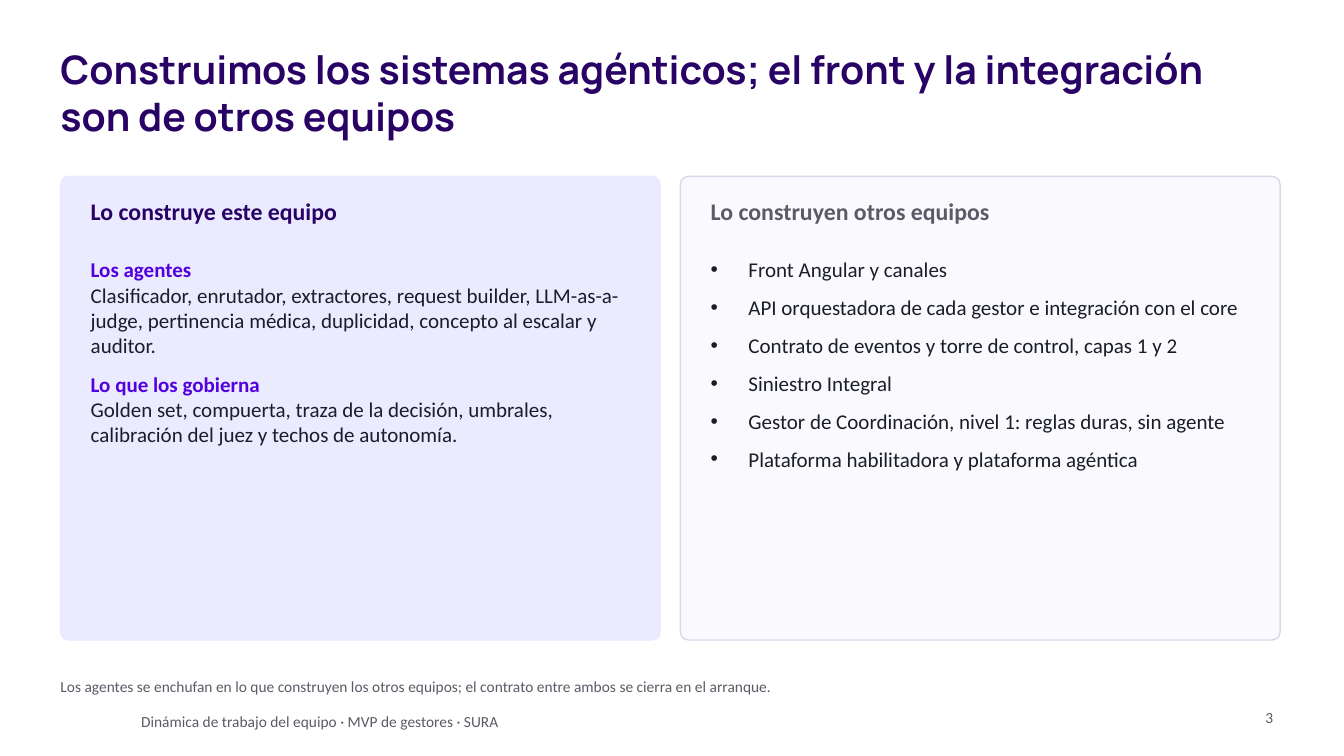
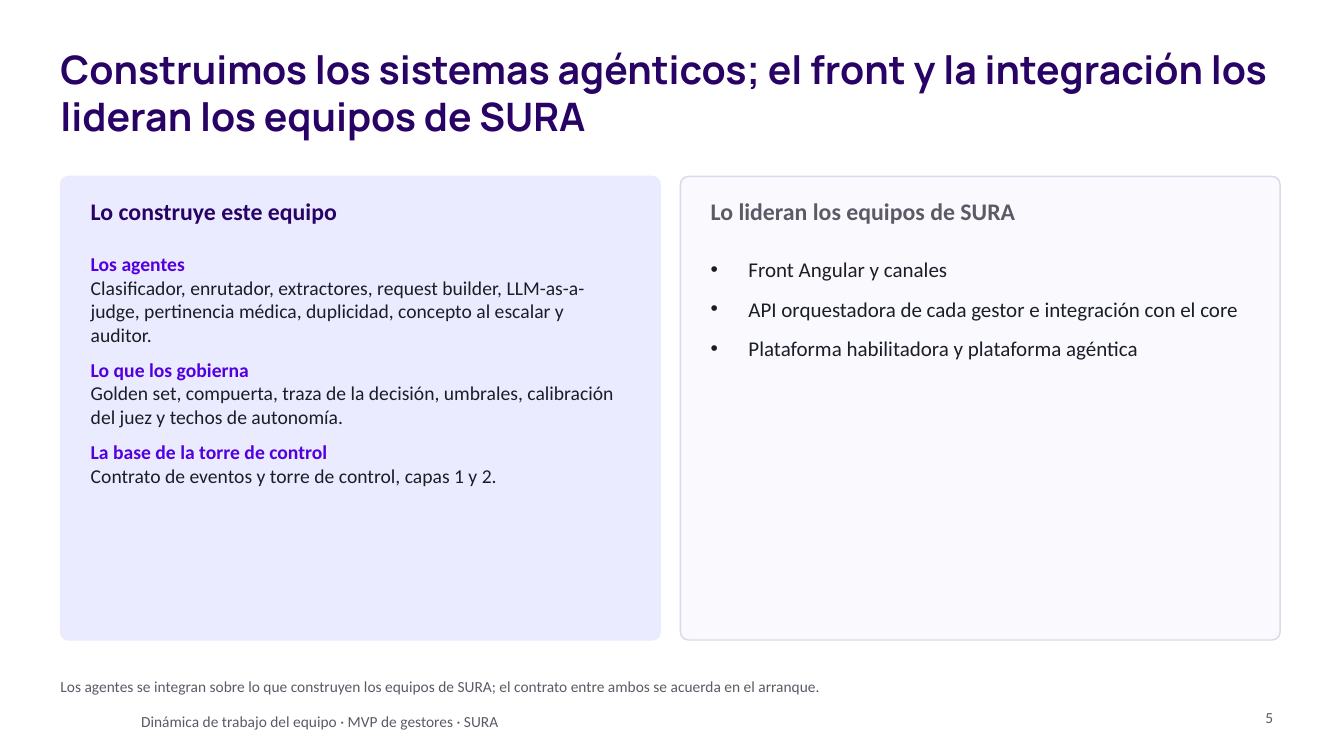
Before and after one commit to didierfrancogomez/propuestas, a slide deck: slide 5 of SURA/gestores-sura/metodologia-trabajo/Tech and Solve - Dinámica de trabajo del equipo.pptx (slide 3 before the commit). Drawn at 1344x756 pixels with LibreOffice and Linux fonts; fonts in the diff are those of the drawing; background and template pictures are left out. Boxes give left, top, right and bottom in pixels: in the first picture for what was removed or moved away, otherwise in the second. Text is boxed around its words. In the diff, an @@ line names an element or a change of style, - is before the commit and + after.

```diff
--- a/SURA/gestores-sura/metodologia-trabajo/Tech and Solve - Dinámica de trabajo del equipo.pptx
+++ b/SURA/gestores-sura/metodologia-trabajo/Tech and Solve - Dinámica de trabajo del equipo.pptx
@@ title at (60,52,1267,141): text changed @@
-Construimos los sistemas agénticos; el front y la integración son de otros equipos
+Construimos los sistemas agénticos; el front y la integración los lideran los equipos de SURA
@@ text at (711,203,1015,224): text changed @@
-Lo construyen otros equipos
+Lo lideran los equipos de SURA
@@ text at (91,258,613,428): size 15 to 14 pt in "Los agentes", "Clasificador, enrutador, extractores, request builder, LLM-a ...", "Lo que los gobierna", "Golden set, compuerta, traza de la decisión, ..." @@
@@ text "Front Angular y canales" at (748,262,1237,360): more space between paragraphs @@
@@ text at (748,338,1224,433): paragraphs removed @@
-• Contrato de eventos y torre de control, capas 1 y 2
-• Siniestro Integral
-• Gestor de Coordinación, nivel 1: reglas duras, sin agente
@@ text at (91,445,497,486): paragraphs added @@
+La base de la torre de control
+Contrato de eventos y torre de control, capas 1 y 2.
@@ text at (60,681,819,695): text changed @@
-Los agentes se enchufan en lo que construyen los otros equipos; el contrato entre ambos se cierra en el arranque.
+Los agentes se integran sobre lo que construyen los equipos de SURA; el contrato entre ambos se acuerda en el arranque.
@@ page number at (1265,713,1273,723): text changed @@
-3
+5
```
Also in this commit, not shown: 10 other slides changed, 8 slides added, 8 slides removed, 12 other files.
